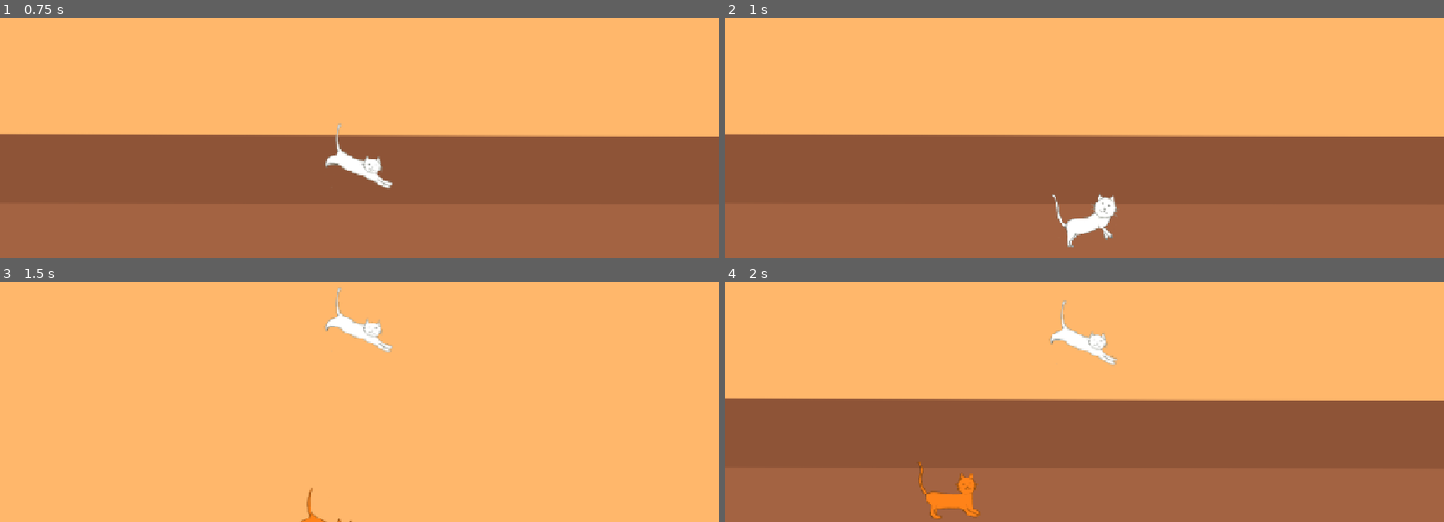
Above: before the commit, frames 1-4 (two rows, left to right).
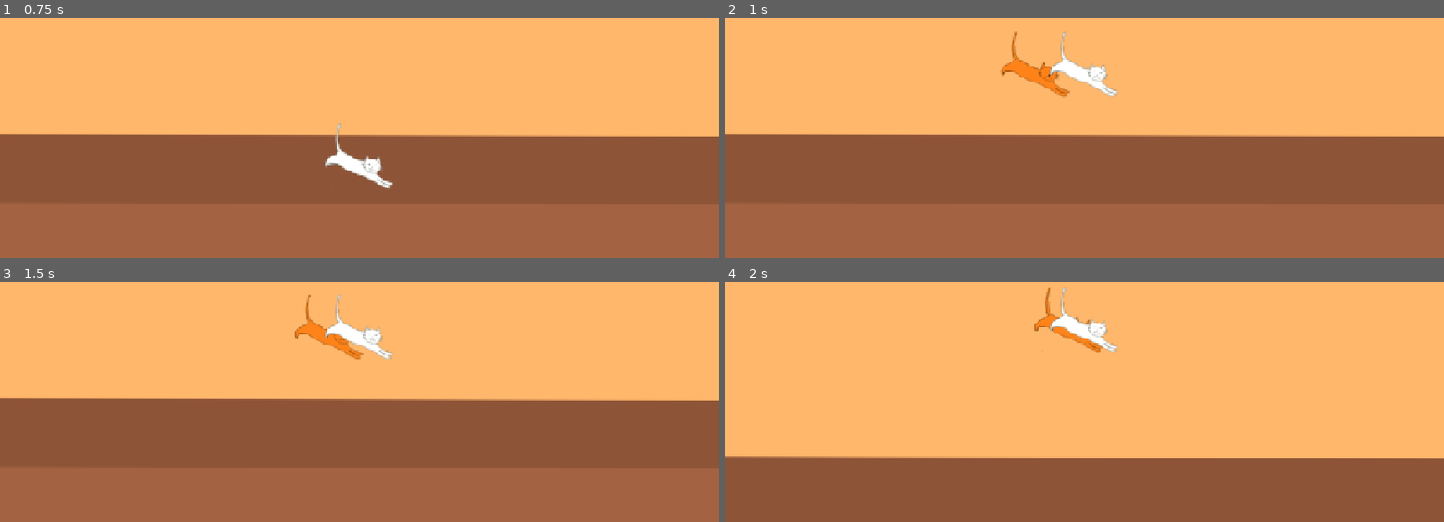
Above: after the commit, the same moments.

Repository: Fantasiel/GameJam25
Game: Godot game, scene res://scenes/levels/level1/level1.tscn
Two runs of this game, one before a commit and one after it. Both use one fixed random seed, a clock stepped at 60 frames per second and the inputs below. This scene is started directly instead of the project's main scene.
Inputs:
- Up to frame 1 (0.75 s): hold Right (move_right) from 0.53 s (still down); tap F (interact) at 0.6 s
- Up to frame 2 (1 s): keep holding Right (move_right); tap Space (jump) at 0.77 s
- Up to frame 3 (1.5 s): keep holding Right (move_right); tap Ctrl (replay) at 1.35 s
- Up to frame 4 (2 s): keep holding Right (move_right); tap Space (jump) at 1.52 s

Frame 1 is identical in both runs. In frame 2, 2.0% of the frame differs, in the area x 38-55%, y 5-96%; in frame 3, 53%, in the area x 0-100%, y 2-100%; in frame 4, 26%.

Commit message:
add collision objects

Diff:
--- a/scenes/cat/area_2d.gd
+++ b/scenes/cat/area_2d.gd
@@ -15,7 +15,6 @@
 	var cat = get_parent()
 	if body is Vase and not body.is_broken:
 		body.show_slappability_hint.emit(true)
-		cat.slappable_bodies[body.get_instance_id()] = body;
 
 
 func _on_body_exited(body) -> void:
@@ -28,3 +27,8 @@
 func _on_body_shape_entered(body_rid: RID, body: Node2D, body_shape_index: int, local_shape_index: int) -> void:
 	if PhysicsServer2D.body_get_collision_layer(body_rid) & 8 > 0:
 		died.emit()
+
+
+func _on_area_shape_entered(area_rid: RID, area: Area2D, area_shape_index: int, local_shape_index: int) -> void:
+	if PhysicsServer2D.area_get_collision_layer(area_rid) & 8 > 0:
+		died.emit()
--- a/scenes/cat/cat.tscn
+++ b/scenes/cat/cat.tscn
@@ -198,6 +198,7 @@
 shape = SubResource("CircleShape2D_fyj7c")
 
 [connection signal="animation_finished" from="AnimatedSprite2D" to="." method="_on_animation_finished"]
+[connection signal="area_shape_entered" from="Area2D" to="Area2D" method="_on_area_shape_entered"]
 [connection signal="body_entered" from="Area2D" to="Area2D" method="_on_body_entered"]
 [connection signal="body_exited" from="Area2D" to="Area2D" method="_on_body_exited"]
 [connection signal="body_shape_entered" from="Area2D" to="Area2D" method="_on_body_shape_entered"]
--- a/scenes/levels/level1/level1.tscn
+++ b/scenes/levels/level1/level1.tscn
@@ -1,9 +1,10 @@
-[gd_scene load_steps=12 format=3 uid="uid://ya2foaemff4g"]
+[gd_scene load_steps=13 format=3 uid="uid://ya2foaemff4g"]
 
 [ext_resource type="TileSet" uid="uid://koqwl7j4bkrj" path="res://scenes/levels/tile_set.tres" id="1_dd0lh"]
 [ext_resource type="PackedScene" uid="uid://hbydxrh0jfqf" path="res://scenes/cat/cat_and_ghost.tscn" id="2_bfxgj"]
 [ext_resource type="Texture2D" uid="uid://bg5edorgq3hrt" path="res://art/Livingroom_1_View.png" id="3_bvf2d"]
 [ext_resource type="Texture2D" uid="uid://bo8xwxqad2txg" path="res://art/Livingroom_1.png" id="3_dywbp"]
+[ext_resource type="PackedScene" uid="uid://d2xufp7gdkron" path="res://scenes/levels/objects/water/water.tscn" id="5_o5tsl"]
 
 [sub_resource type="WorldBoundaryShape2D" id="WorldBoundaryShape2D_bvf2d"]
 distance = -360.0
@@ -102,3 +103,6 @@
 [node name="CollisionShape2D" type="CollisionShape2D" parent="BackgroundWall/WindowB"]
 position = Vector2(-8, 459.5)
 shape = SubResource("RectangleShape2D_7ac3l")
+
+[node name="Water" parent="." instance=ExtResource("5_o5tsl")]
+position = Vector2(85, 343)
--- /dev/null
+++ b/scenes/levels/objects/bookshelve/bookshelve.gd
@@ -0,0 +1,2 @@
+extends Area2D
+class_name Bookshelve
--- /dev/null
+++ b/scenes/levels/objects/bookshelve/bookshelve.tscn
@@ -0,0 +1,24 @@
+[gd_scene load_steps=4 format=3 uid="uid://dp8mnlg73k6hh"]
+
+[ext_resource type="Script" uid="uid://bl6jh3kyjgc6h" path="res://scenes/levels/objects/water/water.gd" id="1_uph0p"]
+[ext_resource type="Texture2D" uid="uid://hnqc51fq87a0" path="res://art/Furniture/Library.png" id="2_445v4"]
+
+[sub_resource type="RectangleShape2D" id="RectangleShape2D_ojdrj"]
+size = Vector2(171, 56)
+
+[node name="Area2D" type="Area2D"]
+collision_mask = 2
+script = ExtResource("1_uph0p")
+
+[node name="TextureRect" type="TextureRect" parent="."]
+offset_left = -32.0
+offset_top = -96.0
+offset_right = 32.0
+offset_bottom = 96.0
+texture = ExtResource("2_445v4")
+stretch_mode = 4
+
+[node name="CollisionShape2D" type="CollisionShape2D" parent="."]
+position = Vector2(-7.15256e-07, 10.5)
+rotation = -1.5708
+shape = SubResource("RectangleShape2D_ojdrj")
--- /dev/null
+++ b/scenes/levels/objects/water/water.gd
@@ -0,0 +1,2 @@
+extends Area2D
+class_name Water
--- /dev/null
+++ b/scenes/levels/objects/water/water.tscn
@@ -0,0 +1,25 @@
+[gd_scene load_steps=4 format=3 uid="uid://d2xufp7gdkron"]
+
+[ext_resource type="Texture2D" uid="uid://jm41bnfde8l7" path="res://art/water.png" id="1_jneg2"]
+[ext_resource type="Script" uid="uid://bl6jh3kyjgc6h" path="res://scenes/levels/objects/water/water.gd" id="1_kbvov"]
+
+[sub_resource type="CapsuleShape2D" id="CapsuleShape2D_jneg2"]
+radius = 15.0
+height = 58.0
+
+[node name="Area2D" type="Area2D"]
+collision_layer = 8
+collision_mask = 2
+script = ExtResource("1_kbvov")
+
+[node name="TextureRect" type="TextureRect" parent="."]
+offset_left = -32.0
+offset_top = -19.0
+offset_right = 32.0
+offset_bottom = 20.0
+texture = ExtResource("1_jneg2")
+stretch_mode = 4
+
+[node name="CollisionShape2D" type="CollisionShape2D" parent="."]
+rotation = -1.5708
+shape = SubResource("CapsuleShape2D_jneg2")
Not shown, added: scenes/levels/objects/bookshelve/bookshelve.gd.uid
Not shown, added: scenes/levels/objects/water/water.gd.uid
